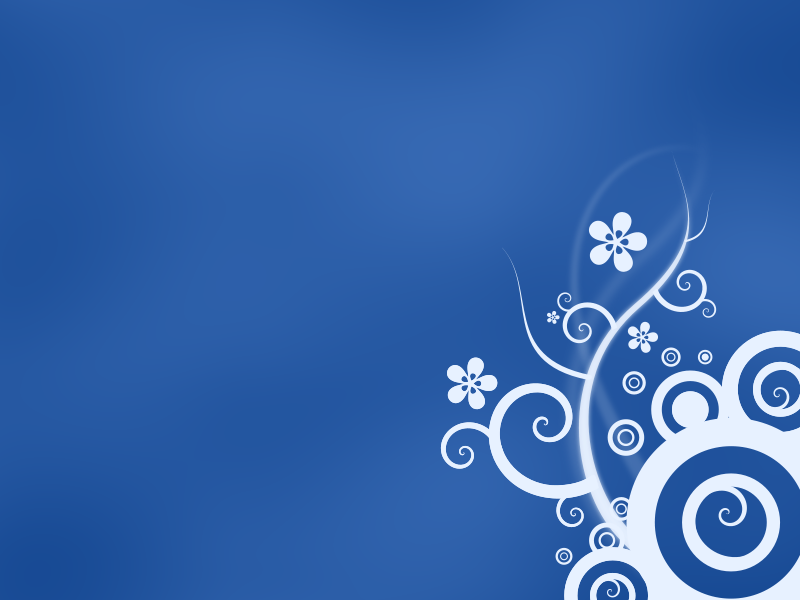
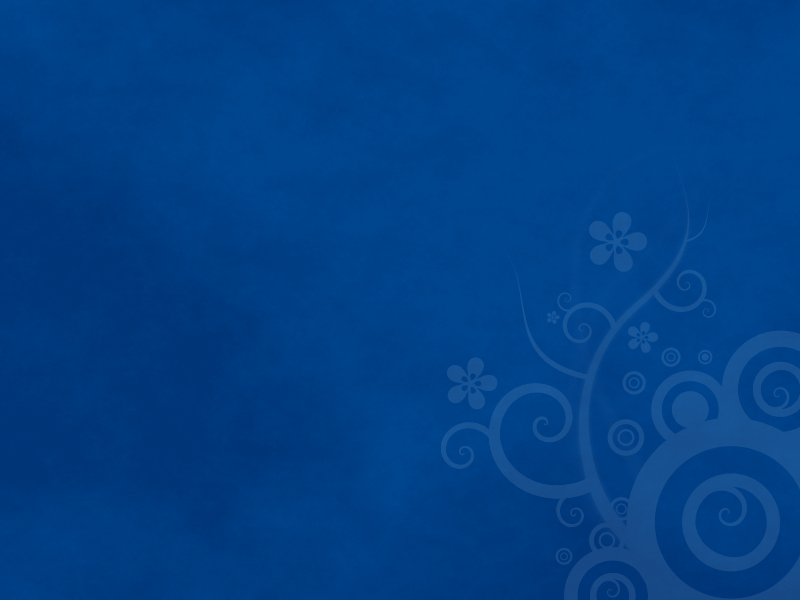
Layers edited between the first and the second (800, 600) image:
"800x600.svg": opacity 100% → 10% over bbox(440, 85, 800, 600)
renamed "Texture" to "Clouds (006FC9)", painted on it over bbox(0, 0, 800, 600)
renamed "Background" to "Background (003577)", painted on it over bbox(0, 0, 800, 600)
